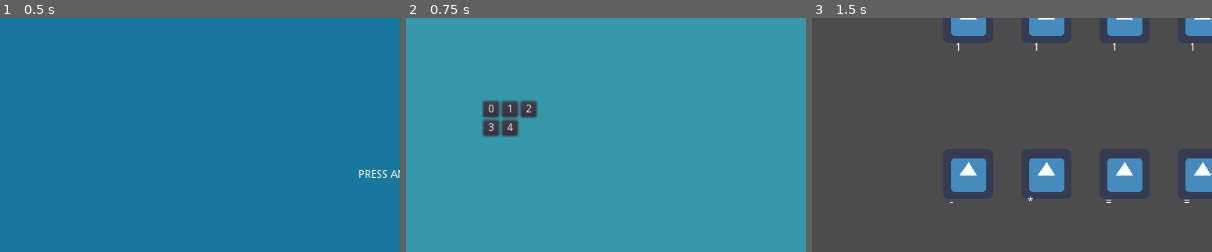
Above: before the commit, frames 1-3 (left to right).
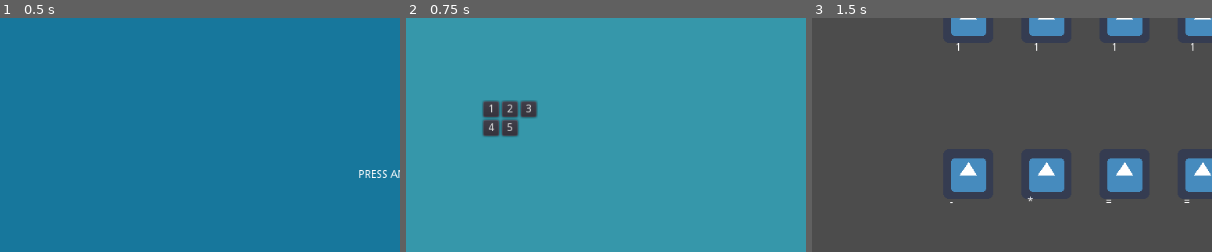
Above: after the commit, the same moments.

Repository: MilosPetrovic4/EqualQuest
Game: Godot game, scene res://Menu.tscn
The game is run twice, just before and just after one commit, with the same random seed, the same clock (stepped at 60 frames per second) and the same inputs. The engine's default icon, where the game draws it, is replaced by a stand-in: a white triangle on a blue panel in a dark square.
Inputs (mouse positions are % of the whole screen's width and height, from its top left):
- Up to frame 1 (0.5 s): no input
- Up to frame 2 (0.75 s): tap Enter at 0.5 s; move the mouse to (72, 45) at 0.52 s; click (72, 45) at 0.67 s
- Up to frame 3 (1.5 s): click (11, 20) at 1.25 s, where only the run before the commit has a clickable "0"
The pictures show only the part of the screen within x 0-50%, y 0-50%; the shares and areas given below are measured in that part.

Frame 1 is identical in both runs. In frame 2, 0.2% of the frame differs, in the area x 20-32%, y 36-49%; in frame 3, nothing differs.

Commit message:
worked on connecting the game through menus

Diff:
--- /dev/null
+++ b/ESC.gd
@@ -0,0 +1,9 @@
+extends Control
+
+
+func _on_Button_pressed():
+	start_game()
+
+func start_game():
+	var scene = load("res://levels.tscn")
+	get_tree().change_scene_to(scene)
--- /dev/null
+++ b/ESC.tscn
@@ -0,0 +1,22 @@
+[gd_scene load_steps=2 format=2]
+
+[ext_resource path="res://ESC.gd" type="Script" id=1]
+
+[node name="ESC" type="Control"]
+anchor_right = 1.0
+anchor_bottom = 1.0
+script = ExtResource( 1 )
+
+[node name="ColorRect" type="ColorRect" parent="."]
+margin_right = 332.0
+margin_bottom = 601.0
+color = Color( 0.25098, 0.392157, 0.196078, 1 )
+
+[node name="Button" type="Button" parent="."]
+margin_left = 24.0
+margin_top = 144.0
+margin_right = 313.0
+margin_bottom = 199.0
+text = "levels"
+
+[connection signal="pressed" from="Button" to="." method="_on_Button_pressed"]
--- /dev/null
+++ b/Global.gd
@@ -0,0 +1,20 @@
+extends Node
+
+# number of unlocked levels
+var unlkd
+
+# current level
+var cur_lvl
+
+func _ready() -> void:
+	unlkd = 1
+	cur_lvl = 1
+
+func unlock() -> void:
+	unlkd += 1
+
+func next_lvl() -> void:
+	cur_lvl += 1
+
+func set_lvl(lvl : int) -> void:
+	cur_lvl = lvl
--- a/levels.gd
+++ b/levels.gd
@@ -8,14 +8,18 @@
 func create_level_buttons():
 	var grid = $grid
 
-	for level in num_lvls:
+	for level in range(1, num_lvls + 1):
 		var button = Button.new()
 		button.name = str(level)
 		button.text = str(level)
 		button.connect("pressed", self, "_on_level_button_pressed", [level])
 		grid.add_child(button)
 
-func _on_level_button_pressed(level_num):
-	get_tree().get_root().set_meta("cur_lvl", level_num)
-	var next_scene = preload("res://main.tscn")
-	get_tree().change_scene_to(next_scene)
+func _on_level_button_pressed(lvl_num):
+	# Checks if level is unlocked
+	if lvl_num <= Global.unlkd:
+
+		# If unlocked level has been picked , set global variable and go to game
+		Global.set_lvl(lvl_num)
+		var next_scene = preload("res://main.tscn")
+		get_tree().change_scene_to(next_scene)
--- a/main.gd
+++ b/main.gd
@@ -5,6 +5,8 @@
 var operator_arr = []
 var number_arr = []
 var selected_order = []
+var popup_menu : bool = false
+var menu : Node = null
 
 var level
 var level_data
@@ -18,12 +20,13 @@
 # Temporary variable representing number of currently selected characters
 var total_selected = 0
 
-func _ready():
-
-	level = get_tree().get_root().get_meta("cur_lvl")
-
-#	if level:
-#		level -= 1
+func _ready() -> void:
+
+	level = Global.cur_lvl
+
+	# To line up variable with array , the first element is at pos 0
+	if level:
+		level -= 1
 
 	# load the json file
 	var level_data = load_json(level_path)
@@ -50,8 +53,23 @@
 		op_instance.connect("operator_deselect", self, "_on_operator_deselect")
 		operator_arr.append(op_instance)
 
+func _input(event: InputEvent) -> void:
+	if event.is_action_pressed("ui_cancel"):
+		if menu:
+			menu.queue_free()
+			menu = null
+		else:
+			instance_popup_scene()
+
+func instance_popup_scene() -> void:
+	var popup: PackedScene = preload("res://ESC.tscn")
+	menu = popup.instance()
+	add_child(menu)
+
+#	menu.position = Vector2(500, 0)  # Example position (adjust as needed)
+
 # signal received from operator instance being clicked
-func _on_operator_clicked(var value, var this):
+func _on_operator_clicked(var value, var this) -> void:
 	equality += value
 	total_selected += 1
 	var pos_in_queue = total_selected - 1
@@ -61,7 +79,7 @@
 	update_label()
 
 # signal received from number instance being clicked
-func _on_number_clicked(var value, var this):
+func _on_number_clicked(var value, var this) -> void:
 	equality += value
 	total_selected += 1
 	var pos_in_queue = total_selected - 1
@@ -70,7 +88,7 @@
 	this.setSelectedPos(pos_in_queue)
 	update_label()
 
-func _on_operator_deselect(pos_in_arr : int):
+func _on_operator_deselect(pos_in_arr : int) -> void:
 	total_selected -= 1
 	selected_order.remove(pos_in_arr)
 	for i in range(pos_in_arr, selected_order.size(), 1):
@@ -79,7 +97,7 @@
 		equality = equality.substr(0, pos_in_arr) + equality.substr(pos_in_arr + 1, equality.length() - pos_in_arr - 1)
 		update_label()
 
-func _on_number_deselect(pos_in_arr : int):
+func _on_number_deselect(pos_in_arr : int) -> void:
 	total_selected -= 1
 	selected_order.remove(pos_in_arr)
 	for i in range(pos_in_arr, selected_order.size(), 1):
@@ -90,7 +108,7 @@
 		update_label()
 
 # evaluate expression button
-func _on_evaluate_pressed():
+func _on_evaluate_pressed() -> void:
 	var equality_sides = equality.split("=") #ISSUE: using split(=) if we want to use > <
 	var expression_ls = Expression.new()
 	var expression_rs = Expression.new()
@@ -126,14 +144,21 @@
 		if (solved_chars == total_chars):
 			print("Complete")
 			clear_level()
-			level += 1
-			get_tree().get_root().set_meta("cur_lvl", level)
+
+			# Increments current level
+			level += 2
+			Global.next_lvl()
+
+			# Checks if we should unlock next level
+			if level > Global.unlkd:
+				Global.unlock()
+
 			_ready()
 	else:
 		print("false")
 
 # clear button
-func _on_clear_pressed():
+func _on_clear_pressed() -> void:
 	equality = ""
 	update_label()
 	total_selected = 0
@@ -146,11 +171,11 @@
 	for j in range(operator_arr.size()):
 		operator_arr[j].clear()
 
-func update_label():
+func update_label() -> void:
 	var label = $equality
 	label.set_text(equality)
 
-func clear_level():
+func clear_level() -> void:
 	# Iterates through every child in the scene and removes if not label or button
 	for child in get_children():
 		if child is Button or child is Label:
@@ -166,7 +191,7 @@
 	total_selected = 0
 	solved_chars = 0
 
-func _on_restart_pressed():
+func _on_restart_pressed() -> void:
 	clear_level()
 	_ready()
 
--- a/project.godot
+++ b/project.godot
@@ -14,6 +14,10 @@
 run/main_scene="res://Menu.tscn"
 config/icon="res://Art/icon.png"
 
+[autoload]
+
+Global="*res://Global.gd"
+
 [gui]
 
 common/drop_mouse_on_gui_input_disabled=true
